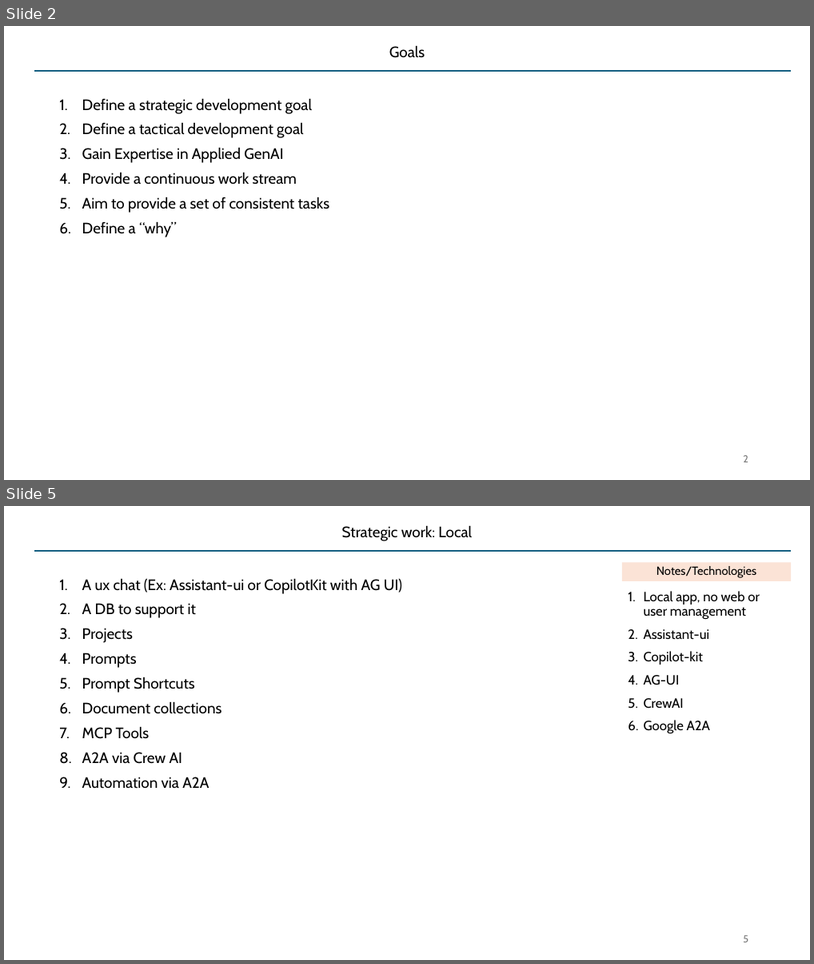
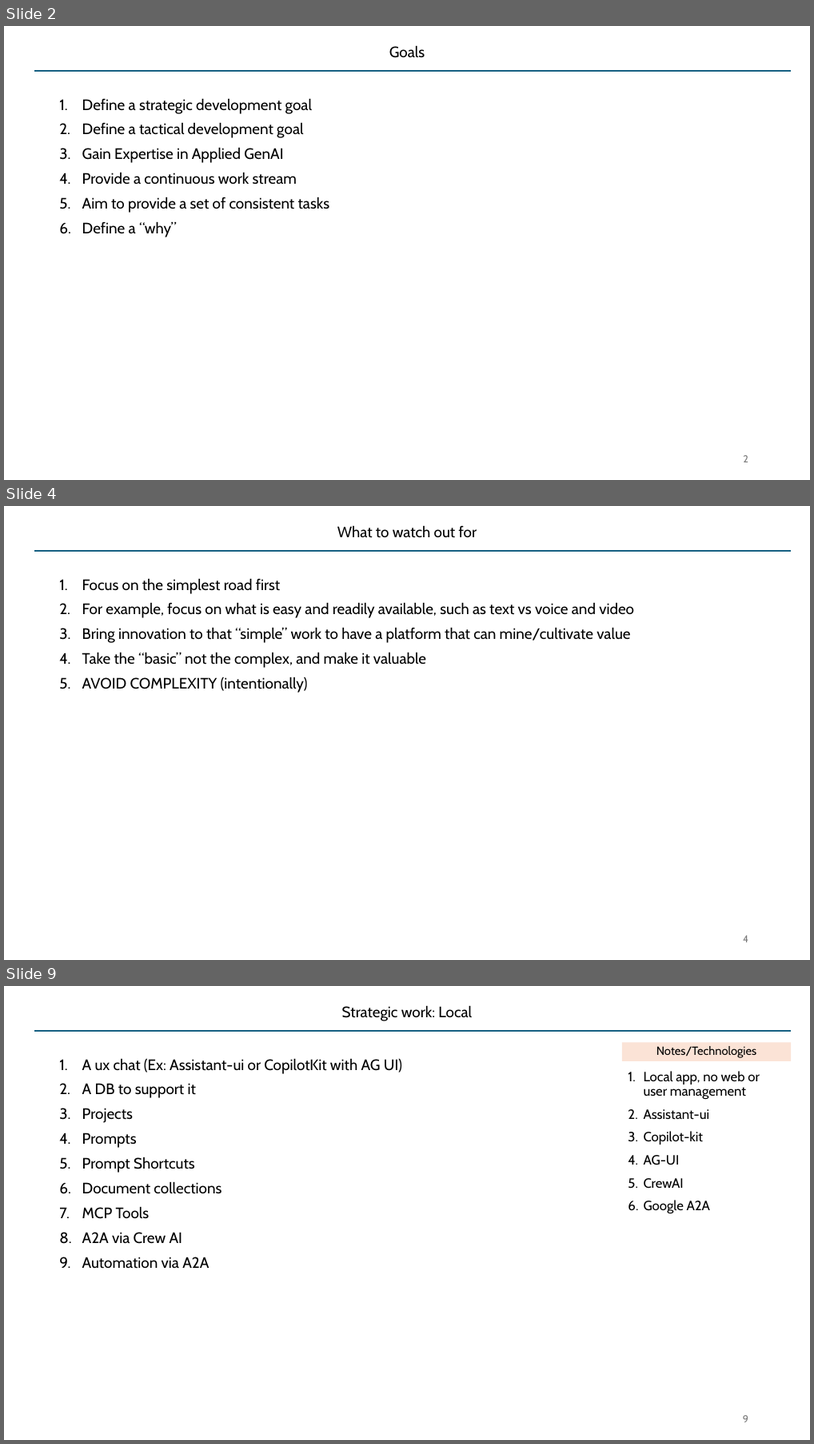
Before and after one commit to SatyaKomatineni/articles-repo, a slide deck: architecture/applied-genai-testbed.pptx. Shown one above the other, each under a label of ours: slides 2 and 5 before the commit, slides 2, 4 and 9 after it; the slides between them are not shown. The pictures are 814x964 and 814x1444 pixels, drawn with LibreOffice and Linux fonts; fonts in the diff are those of the drawing. Boxes give left, top, right and bottom in pixels: in the first picture for what was removed or moved away, otherwise in the second. Text is boxed around its words. In the diff, an @@ line names an element or a change of style, - is before the commit and + after.

```diff
--- a/architecture/applied-genai-testbed.pptx
+++ b/architecture/applied-genai-testbed.pptx
@@ slide 4 added at [4,506,810,960], background #FFFFFF; not listed: 1 template element that a slide beside it also shows @@
@@ title added at [338,526,478,538], 18 pt, text #000000 @@
+What to watch out for
@@ text added at [82,578,634,692], 18 pt, text #000000 @@
+1. Focus on the simplest road first
+2. For example, focus on what is easy and readily available, such as text vs voice and video
+3. Bring innovation to that “simple” work to have a platform that can mine/cultivate value
+4. Take the “basic” not the complex, and make it valuable
+5. AVOID COMPLEXITY (intentionally)
@@ page number added at [743,935,749,942], 12 pt, text #797979 @@
+4
@@ what was slide 5 is now slide 9 @@
@@ page number at [743,1415,749,1422]: text changed @@
-5
+9
```
Also in this commit, not shown: 3 slides changed, 13 other slides added.
